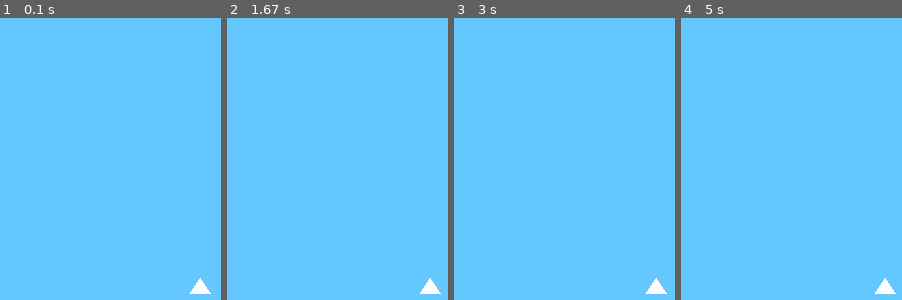
Above: before the commit, frames 1-4 (left to right).
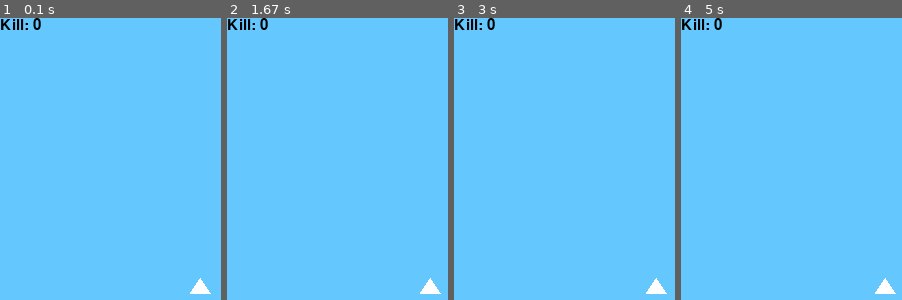
Above: after the commit, the same moments.

Repository: kamilutkumavi0/pythonegitim
Game: pygame game, started from pythonegitim/game.py
The game is run twice, just before and just after one commit, with the same random seed, the same clock (stepped at 60 frames per second) and the same inputs.
Inputs:
- Up to frame 1 (0.1 s): no input
- Up to frame 2 (1.67 s): hold Space 0.33-0.8 s; hold D 0.33-0.8 s; hold D 0.83-1.3 s; hold D from 1.33 s (still down)
- Up to frame 3 (3 s): release D at 1.8 s; hold A 1.83-2.37 s; hold A 2.4-2.8 s; hold D from 2.83 s (still down)
- Up to frame 4 (5 s): release D at 3.47 s; hold A 3.5-3.97 s; hold D 4-4.47 s; hold D 4.5-4.97 s

The runs differ from the first frame. In frame 1, 0.4% of the frame differs, in the area x 0-19%, y 0-5%; in frame 2, 0.4%; in frame 3, 0.4%; in frame 4, 0.4%.

Commit message:
Add files via upload

Diff:
--- a/pythonegitim/game.py
+++ b/pythonegitim/game.py
@@ -11,7 +11,7 @@
 mavi = (100,200,255) #Kırmızı, Yeşil, Mavi 0-255
 kapat = False
 hareket = 0
-def ates(ekran, kordinat, dusman):
+def ates(ekran, kordinat, dusman, kill_counter):
     for i in range(250):
         pygame.draw.rect(ekran, "red", pygame.Rect(kordinat+197,250-i,5,10))
         pygame.display.update()
@@ -30,18 +30,20 @@
             if dusman[j][0][0] < kordinat + 199 <= dusman[j][0][0] + 20  and dusman[j][0][1] < 250-i < dusman[j][0][1] + 20:
                 if dusman[j][1]==1:
                     del dusman[j]
-                    return dusman
+                    kill_counter += 1
+                    return dusman, kill_counter
                 else:
                     dusman[j][1] -= 1
-                    return dusman
+                    return dusman, kill_counter
         pygame.draw.polygon(ekran, "white", [[200 + hareket, 260],
                                              [190 + hareket, 275],
                                              [210 + hareket, 275]])
-    return dusman
+    return dusman, kill_counter
 def dusman_olusturucu(level):
     dusman = {}
     for i in range(level + 7):
         dusman[str(i)] = [[random.randint(0, 19)*20, -1*random.randint(0, 19)*20], 3]
+
     return dusman
 
 
@@ -58,7 +60,7 @@
             kapat = True
         if olay.type == pygame.KEYDOWN:
             if olay.key == pygame.K_SPACE:
-                dusman = ates(ekran, hareket, dusman)
+                dusman, kill_counter = ates(ekran, hareket, dusman, kill_counter)
     if kapat:
         pygame.quit()
         break
@@ -76,7 +78,7 @@
             pygame.draw.rect(ekran, "yellow", pygame.Rect(dusman[j][0][0], dusman[j][0][1],20,20))
         elif dusman[j][1] == 1:
             pygame.draw.rect(ekran, "red", pygame.Rect(dusman[j][0][0], dusman[j][0][1],20,20))
-        dusman[j][0][1] += 0.008
+        dusman[j][0][1] += 0.007
         if dusman[j][0][1] >= 280:
             kapat = True
     if dusman == {}:
@@ -85,3 +87,8 @@
     pygame.draw.polygon(ekran, "white", [[200 + hareket, 260],
                                          [190 + hareket, 275],
                                          [210 + hareket, 275]])
+    text = font.render("Kill: " + str(kill_counter), True, "black")
+    textRect = text.get_rect()
+    textRect.left=0
+    textRect.top=0
+    ekran.blit(text,textRect)
